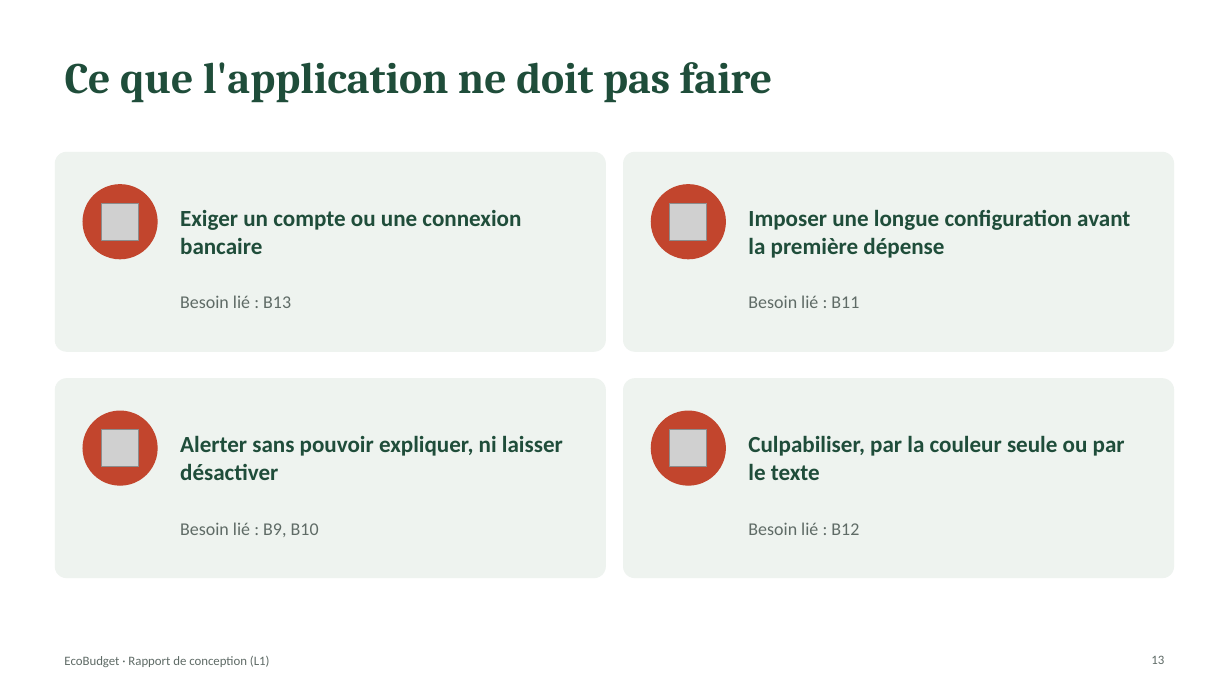
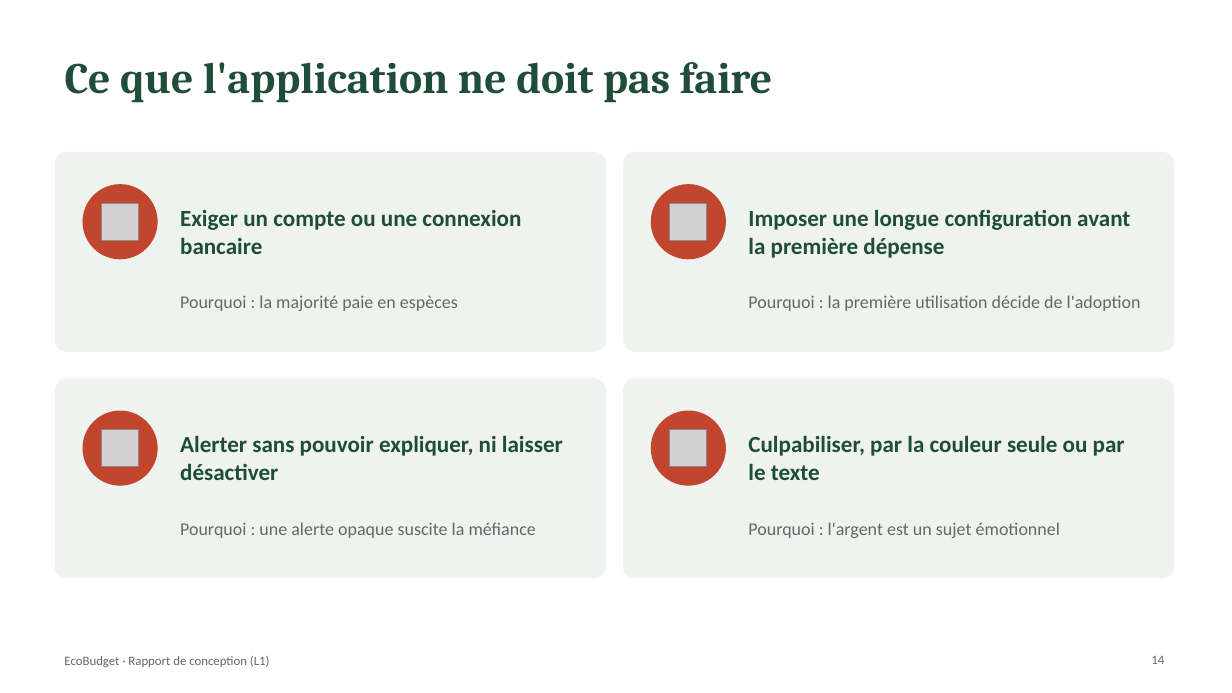
Before and after one commit to kaderouadahi/EcoBudget, a slide deck: slide 14 of livrables/L1_conception.pptx (slide 13 before the commit). Drawn at 1232x693 pixels with LibreOffice and Linux fonts; fonts in the diff are those of the drawing; grey boxes stand for pictures. Boxes give left, top, right and bottom in pixels: in the first picture for what was removed or moved away, otherwise in the second. Text is boxed around its words. In the diff, an @@ line names an element or a change of style, - is before the commit and + after.

Commit message:
Personas 1, 2 et 3 fait
Personas 1,2 et 3 ajoutés au rapport de conception + Analyse des besoins mise à jour (forme + problématique)

```diff
--- a/livrables/L1_conception.pptx
+++ b/livrables/L1_conception.pptx
@@ text at box(180, 295, 458, 311): text changed @@
-Besoin lié : B13
+Pourquoi : la majorité paie en espèces
@@ text at box(748, 295, 1141, 311): text changed @@
-Besoin lié : B11
+Pourquoi : la première utilisation décide de l'adoption
@@ text at box(180, 522, 536, 538): text changed @@
-Besoin lié : B9, B10
+Pourquoi : une alerte opaque suscite la méfiance
@@ text at box(748, 522, 1060, 538): text changed @@
-Besoin lié : B12
+Pourquoi : l'argent est un sujet émotionnel
@@ page number at box(1151, 656, 1164, 664): text changed @@
-13
+14
```
Also in this commit, not shown: 7 other slides changed, 8 slides added, 3 slides removed, 5 other files.
